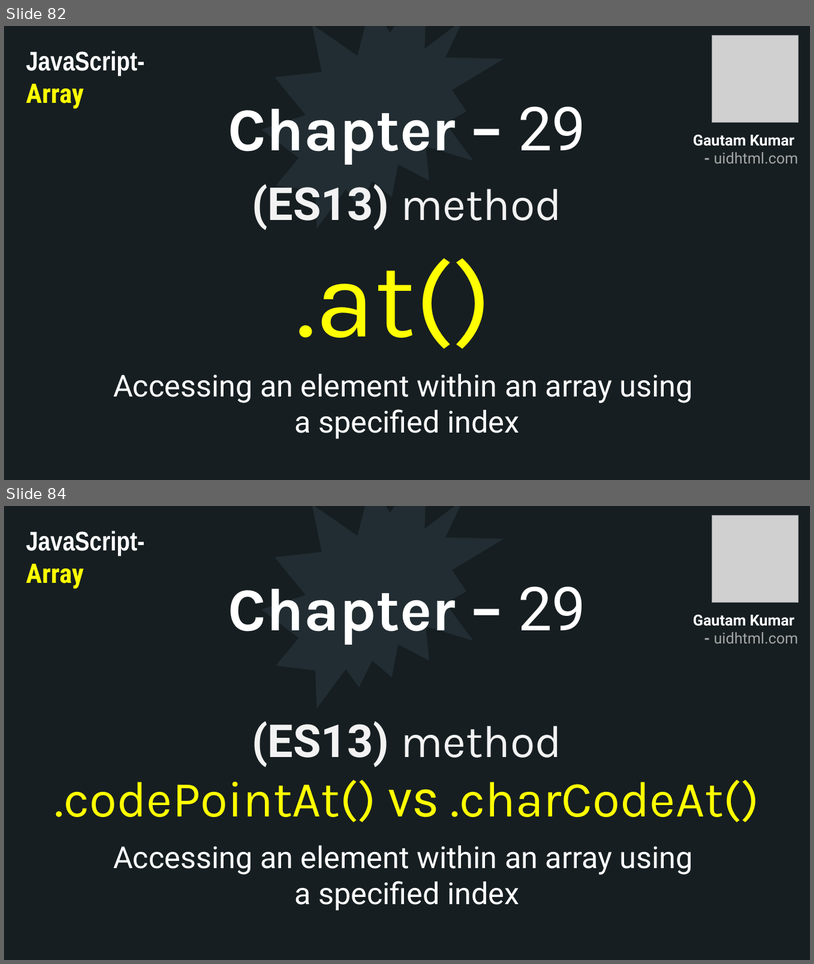
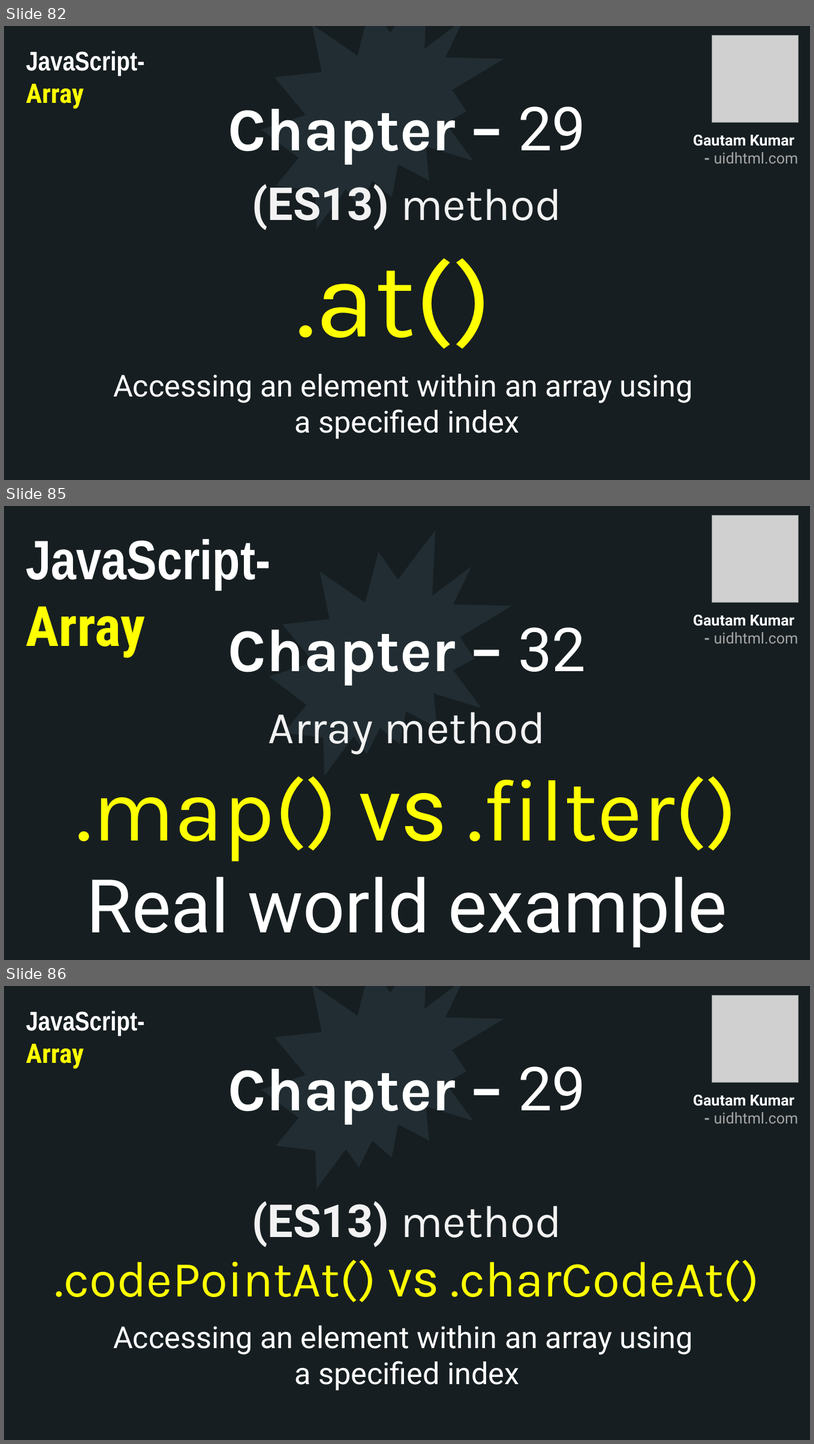
Before and after one commit to uidhtml/javascript-tutorials, a slide deck: Javascript Tutorials.pptx. Shown one above the other, each under a label of ours: slides 82 and 84 before the commit, slides 82, 85 and 86 after it; the slides between them are not shown. The pictures are 814x964 and 814x1444 pixels, drawn with LibreOffice and Linux fonts; fonts in the diff are those of the drawing; grey boxes stand for pictures. Boxes give left, top, right and bottom in pixels: in the first picture for what was removed or moved away, otherwise in the second. Text is boxed around its words. In the diff, an @@ line names an element or a change of style, - is before the commit and + after.

Commit message:
Added till chapter 32

```diff
--- a/Javascript Tutorials.pptx
+++ b/Javascript Tutorials.pptx
@@ slide 85 added at <box>4,506,810,960</box>, background #2C3C43; not listed: 10 template elements that a slide beside it also shows @@
@@ rectangle added at <box>4,506,810,960</box>, fill #161E22 @@
@@ picture added at <box>713,516,800,603</box> @@
@@ text added at <box>26,539,270,658</box>, 66 pt, text #FFFFFF, bold @@
+JavaScript- Array
@@ irregular seal added at <box>270,530,512,775</box>, fill #212D32 @@
@@ title added at <box>228,627,586,685</box>, 72 pt, text #FFFFFF, bold @@
+Chapter – 32
@@ text added at <box>693,615,799,643</box>, 18 pt, text #A6A6A6, bold @@
+Gautam Kumar
+- uidhtml.com
@@ text added at <box>77,712,738,947</box>, 105 pt, text #FFFF00 @@
+Array method
+.map() vs .filter()
+Real world example
@@ what was slide 84 is now slide 86 @@
```
Also in this commit, not shown: 1 slide changed, 1 other slide added, 18 other files.
